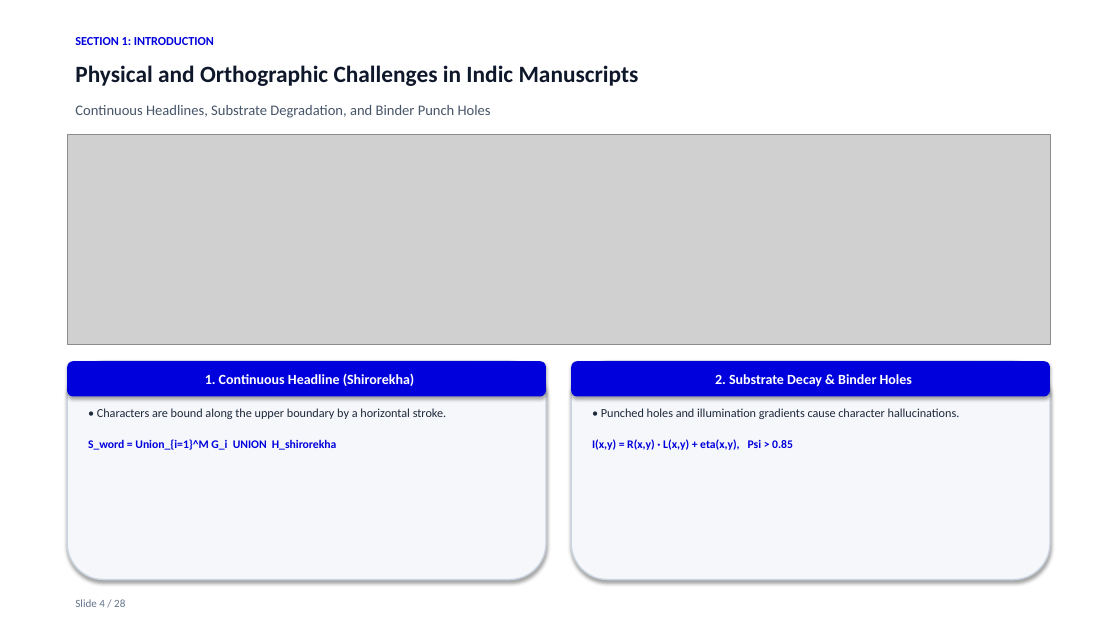
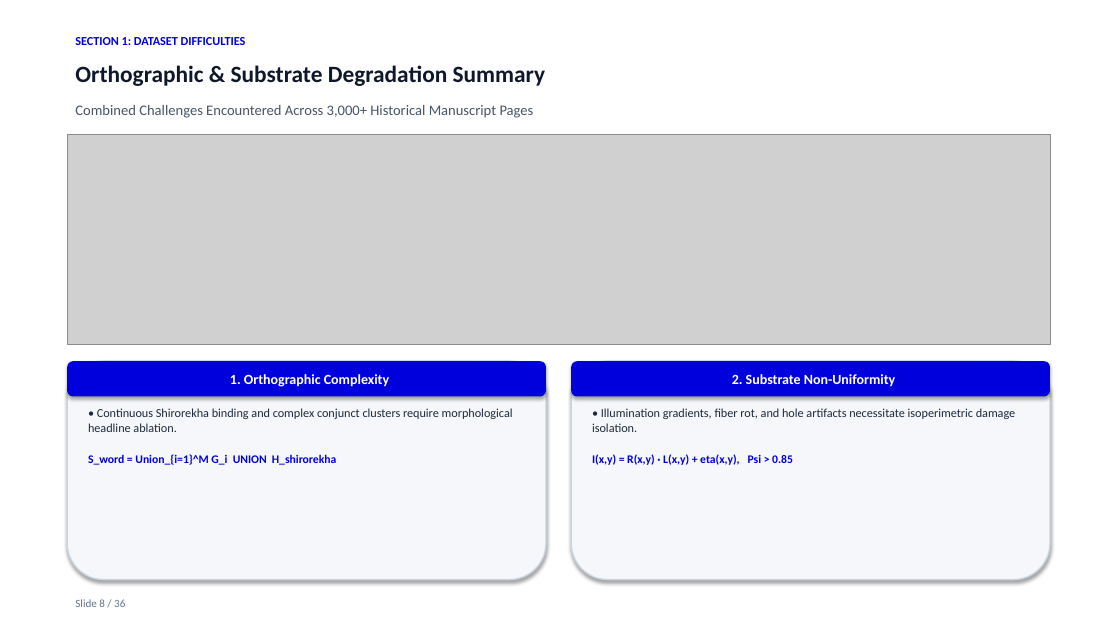
Before and after one commit to Dakshankarthic/Indic, a slide deck: slide 8 of docs/Archival_Manuscript_Layout_Analysis_Presentation.pptx (slide 4 before the commit). Drawn at 1120x630 pixels with LibreOffice and Linux fonts; fonts in the diff are those of the drawing; grey boxes stand for pictures. Boxes give left, top, right and bottom in pixels: in the first picture for what was removed or moved away, otherwise in the second. Text is boxed around its words. In the diff, an @@ line names an element or a change of style, - is before the commit and + after.

Commit message:
docs: add dedicated visual error slides and failure mode diagrams for all dataset difficulties into 36-frame Overleaf presentation

```diff
--- a/docs/Archival_Manuscript_Layout_Analysis_Presentation.pptx
+++ b/docs/Archival_Manuscript_Layout_Analysis_Presentation.pptx
@@ text at bbox=[75, 37, 246, 45]: text changed @@
-SECTION 1: INTRODUCTION
+SECTION 1: DATASET DIFFICULTIES
@@ text at bbox=[75, 65, 546, 86]: text changed @@
-Physical and Orthographic Challenges in Indic Manuscripts
+Orthographic & Substrate Degradation Summary
@@ text at bbox=[75, 105, 534, 118]: text changed @@
-Continuous Headlines, Substrate Degradation, and Binder Punch Holes
+Combined Challenges Encountered Across 3,000+ Historical Manuscript Pages
@@ text in rounded rectangle at bbox=[230, 374, 389, 387]: text changed @@
-1. Continuous Headline (Shirorekha)
+1. Orthographic Complexity
@@ text in rounded rectangle at bbox=[732, 374, 896, 387]: text changed @@
-2. Substrate Decay & Binder Holes
+2. Substrate Non-Uniformity
@@ text at bbox=[88, 408, 513, 432]: text changed @@
-• Characters are bound along the upper boundary by a horizontal stroke.
+• Continuous Shirorekha binding and complex conjunct clusters require morphological headline ablation.
@@ text at bbox=[592, 408, 1015, 432]: text changed @@
-• Punched holes and illumination gradients cause character hallucinations.
+• Illumination gradients, fiber rot, and hole artifacts necessitate isoperimetric damage isolation.
@@ text at bbox=[75, 599, 125, 607]: text changed @@
-Slide 4 / 28
+Slide 8 / 36
```
Also in this commit, not shown: 27 other slides changed, 8 slides added, 16 other files.
